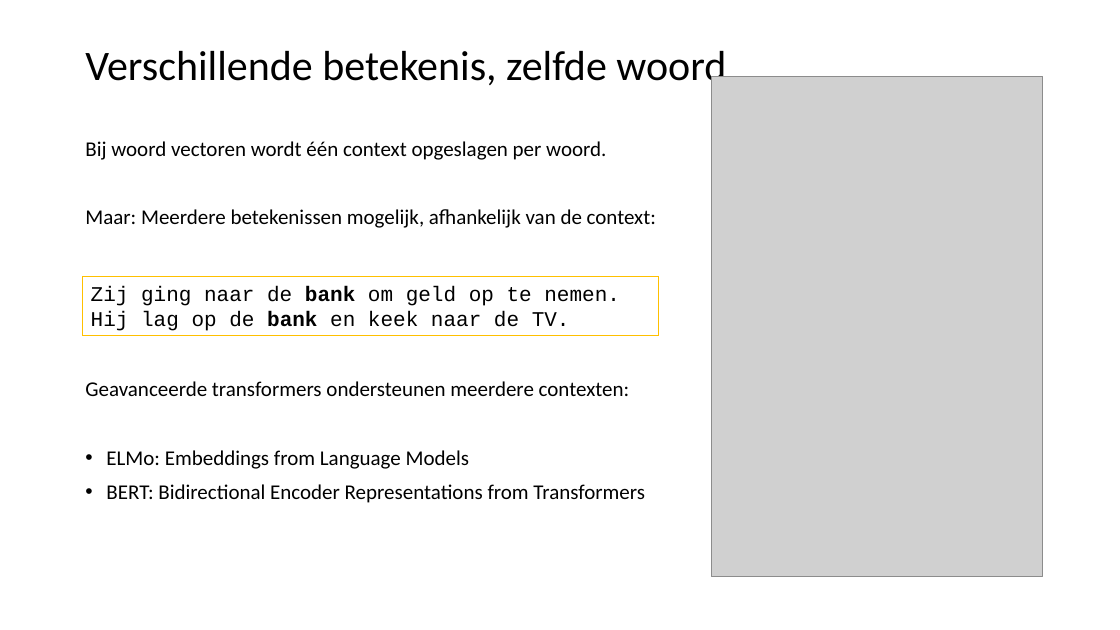
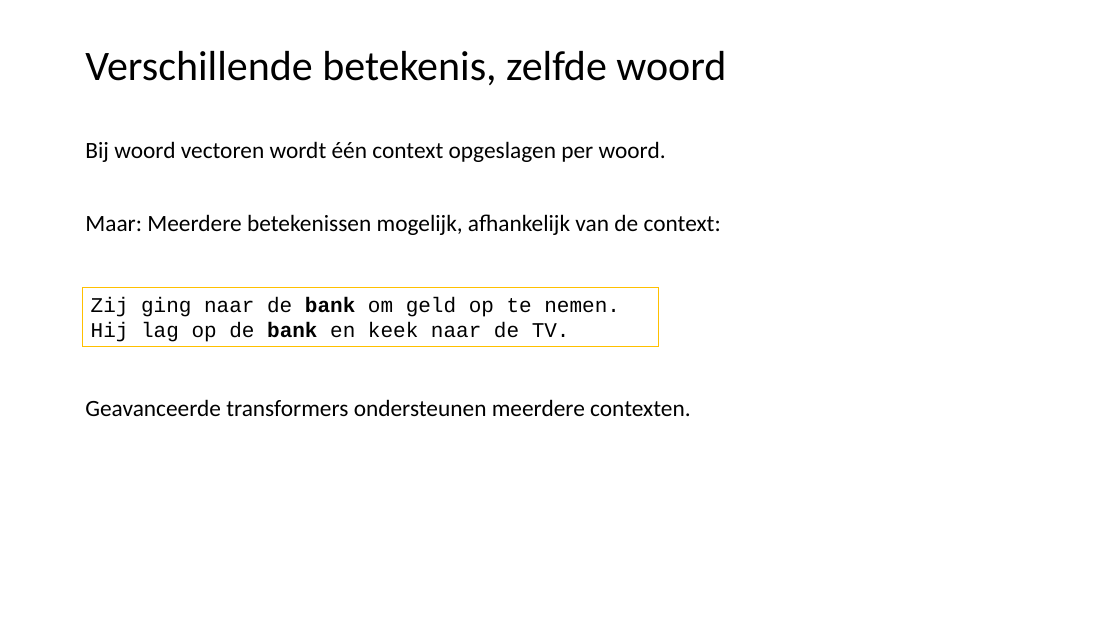
Before and after one commit to LFKoning/knowledge-sharing, a slide deck: slide 57 of python_course/5_nlp/python_cursus_5.pptx (slide 54 before the commit). Drawn at 1120x630 pixels with LibreOffice and Linux fonts; fonts in the diff are those of the drawing; grey boxes stand for pictures. Boxes give left, top, right and bottom in pixels: in the first picture for what was removed or moved away, otherwise in the second. Text is boxed around its words. In the diff, an @@ line names an element or a change of style, - is before the commit and + after.

```diff
--- a/python_course/5_nlp/python_cursus_5.pptx
+++ b/python_course/5_nlp/python_cursus_5.pptx
@@ picture removed at [712,76,1044,577] @@
@@ text at [85,141,721,235]: size 18 to 20 pt in "Bij woord vectoren wordt één context opgeslagen ...", "Maar: Meerdere betekenissen mogelijk, afhankelijk van de ..." @@
@@ rectangle "Zij ging naar de bank ...": place and size @@
-rectangle "Zij ging naar de bank ..." at [82,276,659,336]
+rectangle "Zij ging naar de bank ..." at [82,287,659,347]
@@ text at [85,399,691,416]: text changed; size 18 to 20 pt @@
-Geavanceerde transformers ondersteunen meerdere contexten:
-• ELMo: Embeddings from Language Models
-• BERT: Bidirectional Encoder Representations from Transformers
+Geavanceerde transformers ondersteunen meerdere contexten.
```
Also in this commit, not shown: 6 other slides changed, 3 slides removed.
